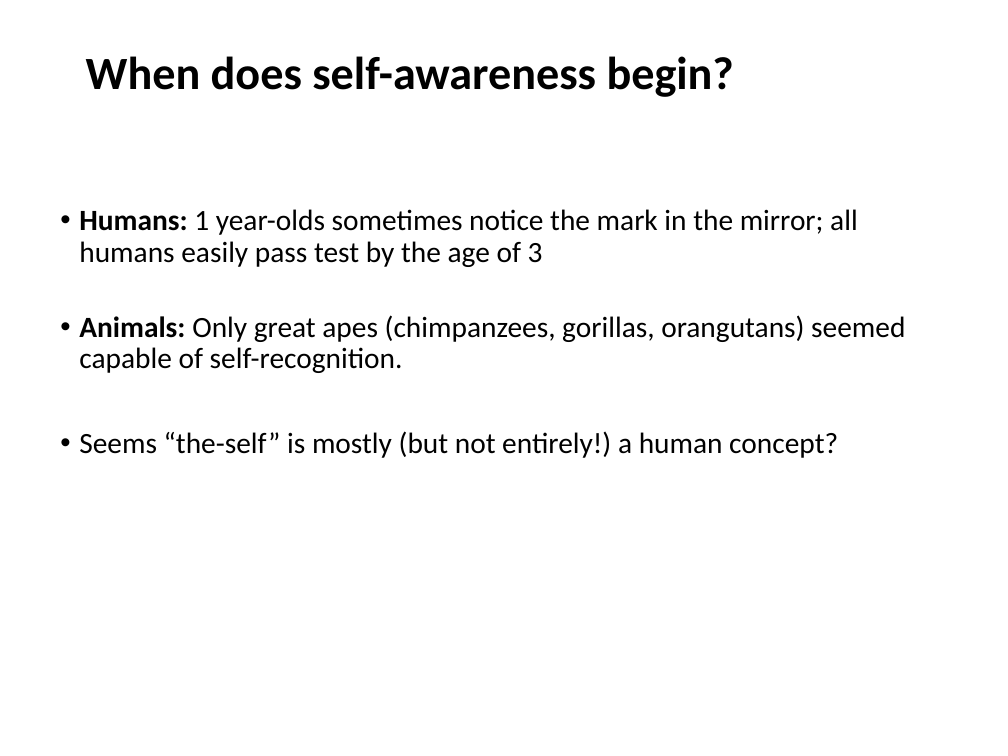
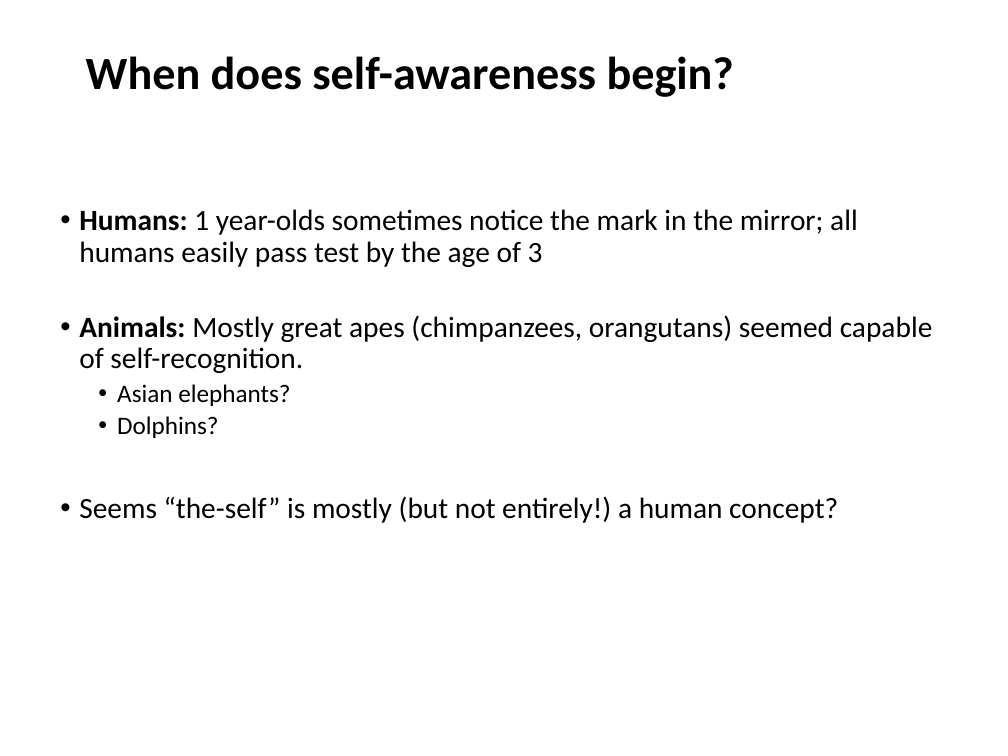
Before and after one commit to npm27/Teaching-Materials, a slide deck: slide 9 of Social Psych/Slides/4 The Social Self.pptx. Drawn at 1008x756 pixels with LibreOffice and Linux fonts; fonts in the diff are those of the drawing. Boxes give left, top, right and bottom in pixels: in the first picture for what was removed or moved away, otherwise in the second. Text is boxed around its words. In the diff, an @@ line names an element or a change of style, - is before the commit and + after.

```diff
--- a/Social Psych/Slides/4 The Social Self.pptx
+++ b/Social Psych/Slides/4 The Social Self.pptx
@@ text at <box>79,315,933,438</box>: text changed @@
-• Animals: Only great apes (chimpanzees, gorillas, orangutans) seemed capable of self-recognition.
+• Animals: Mostly great apes (chimpanzees, orangutans) seemed capable of self-recognition.
+  • Asian elephants?
+  • Dolphins?
```
Also in this commit, not shown: 4 other slides changed.
